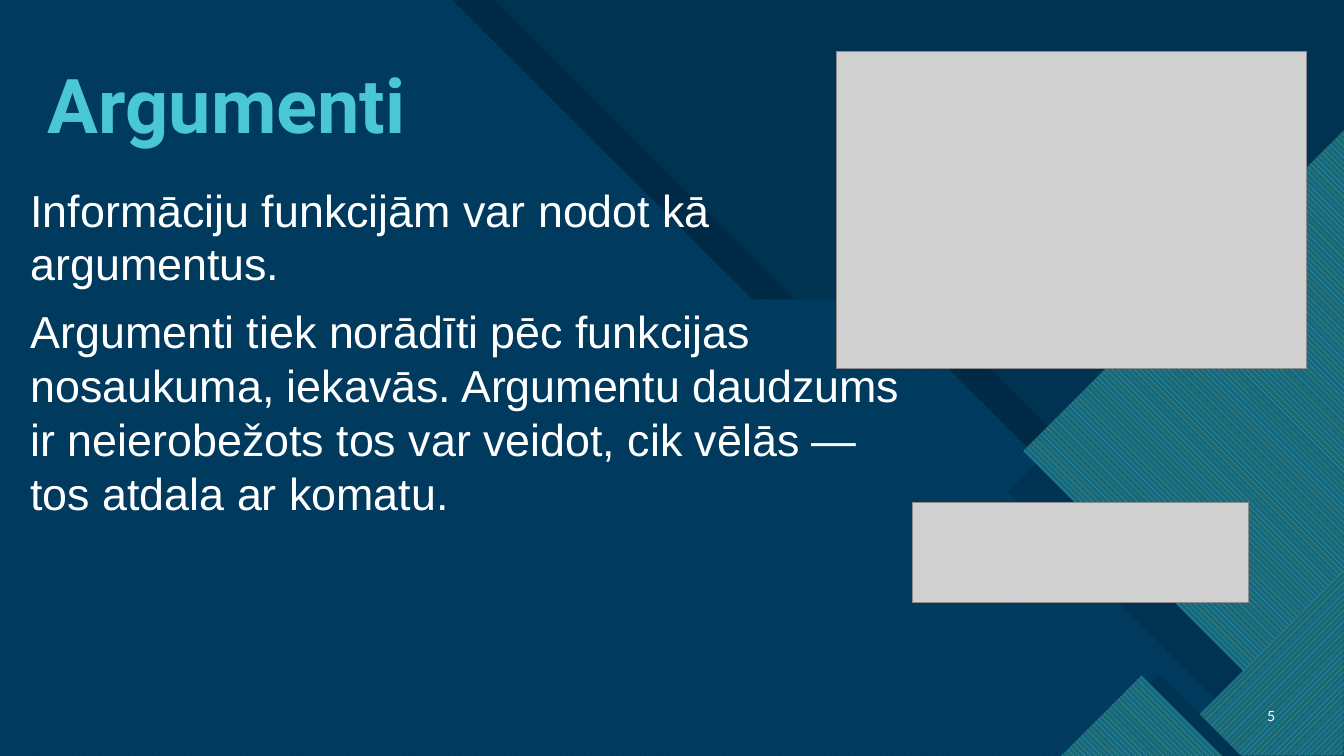
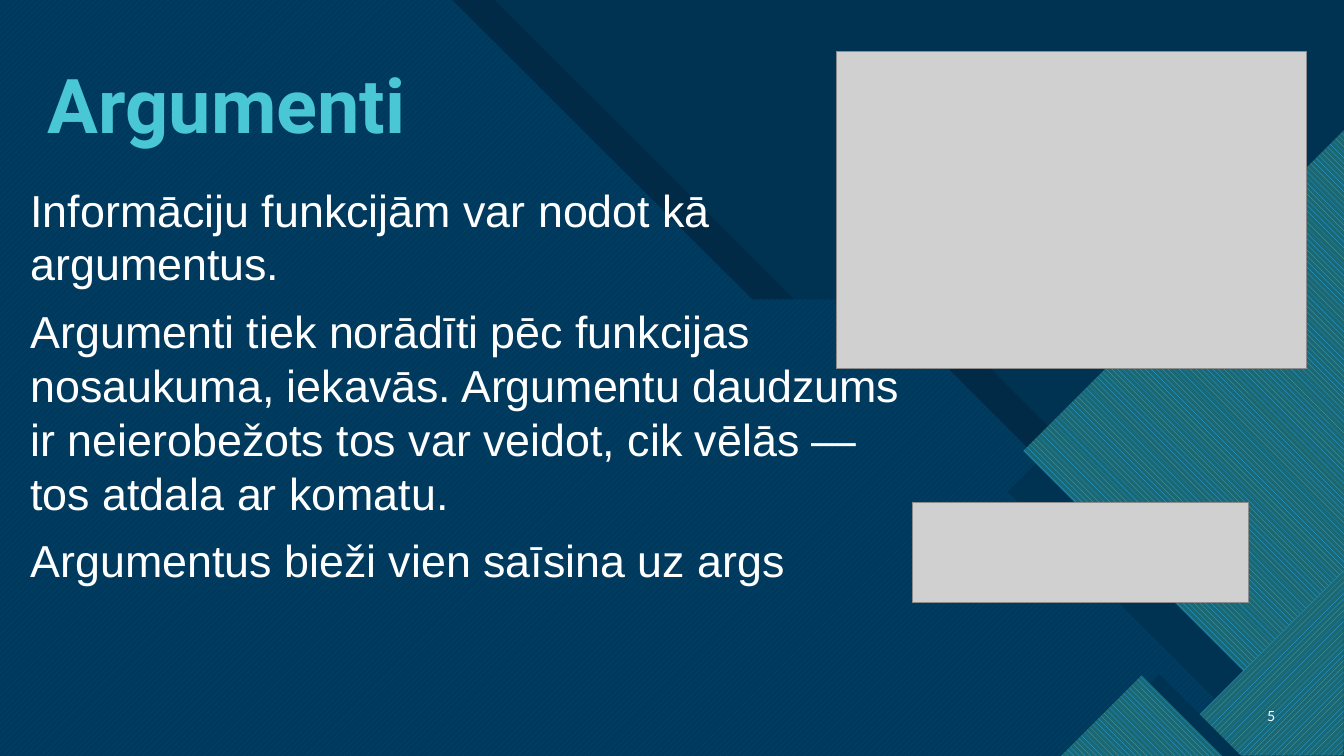
Before and after one commit to Klavinsnemakprogrammet/GalaEksamens2.Kurss, a slide deck: slide 5 of Python Funkcijas.pptx. Drawn at 1344x756 pixels with LibreOffice and Linux fonts; fonts in the diff are those of the drawing; grey boxes stand for pictures. Boxes give left, top, right and bottom in pixels: in the first picture for what was removed or moved away, otherwise in the second. Text is boxed around its words. In the diff, an @@ line names an element or a change of style, - is before the commit and + after.

```diff
--- a/Python Funkcijas.pptx
+++ b/Python Funkcijas.pptx
@@ text at (30, 544, 784, 586): paragraph added @@
+Argumentus bieži vien saīsina uz args
```
Also in this commit, not shown: 6 slides added, 10 slides removed.
